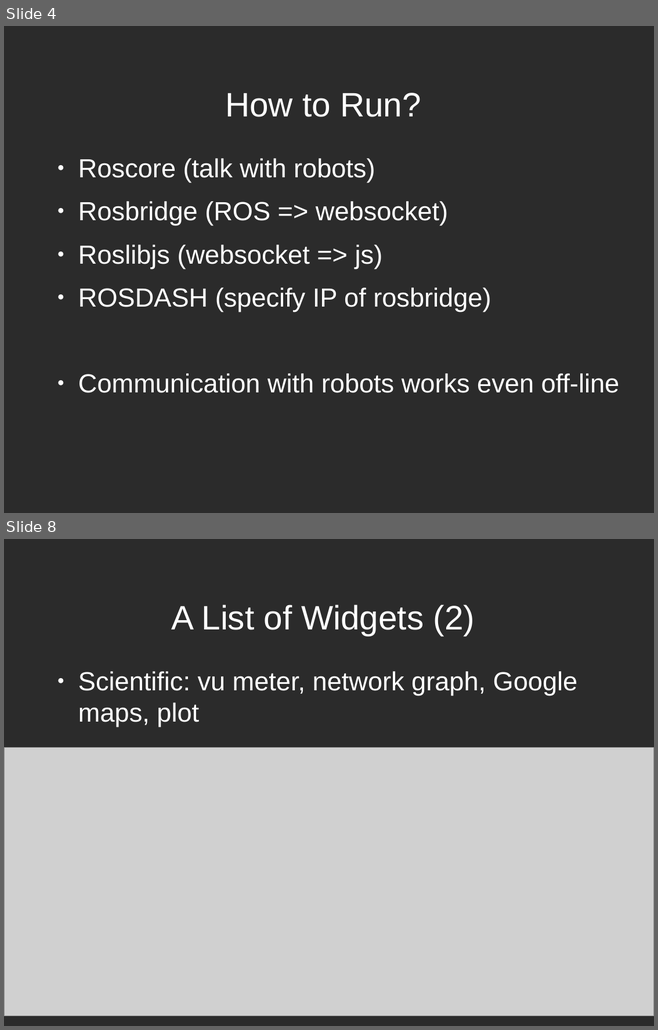
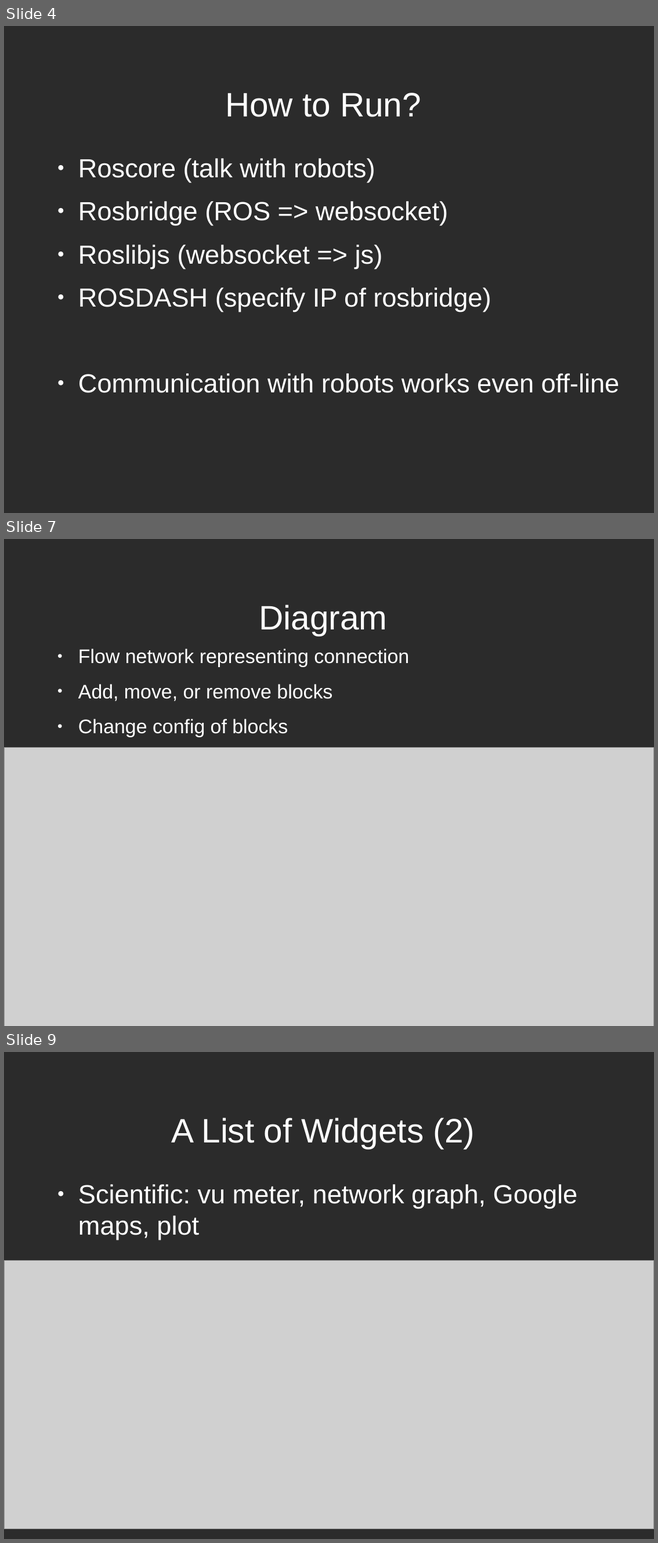
Before and after one commit to AutonomyLab/rosdash, a slide deck: doc/rosdash.odp. Shown one above the other, each under a label of ours: slides 4 and 8 before the commit, slides 4, 7 and 9 after it; the slides between them are not shown. The pictures are 658x1030 and 658x1543 pixels, drawn with LibreOffice and Linux fonts; fonts in the diff are those of the drawing; grey boxes stand for pictures; background and template pictures are left out; a plain dark background stands for a picture behind light text. Boxes give left, top, right and bottom in pixels: in the first picture for what was removed or moved away, otherwise in the second. Text is boxed around its words. In the diff, an @@ line names an element or a change of style, - is before the commit and + after.

```diff
--- a/doc/rosdash.odp
+++ b/doc/rosdash.odp
@@ slide 7 added at bbox=[4, 539, 654, 1026], background picture (left out) @@
@@ title added at bbox=[259, 605, 387, 635], 41.4 pt, text #FFFFFF @@
+Diagram
@@ text added at bbox=[78, 649, 409, 737], 24 pt, text #FFFFFF @@
+● Flow network representing connection
+● Add, move, or remove blocks
+● Change config of blocks
@@ picture added at bbox=[4, 748, 654, 1026] @@
@@ what was slide 8 is now slide 9 @@
```
Also in this commit, not shown: 5 slides changed, 10 other slides added, 2 slides removed, 10 other files.
